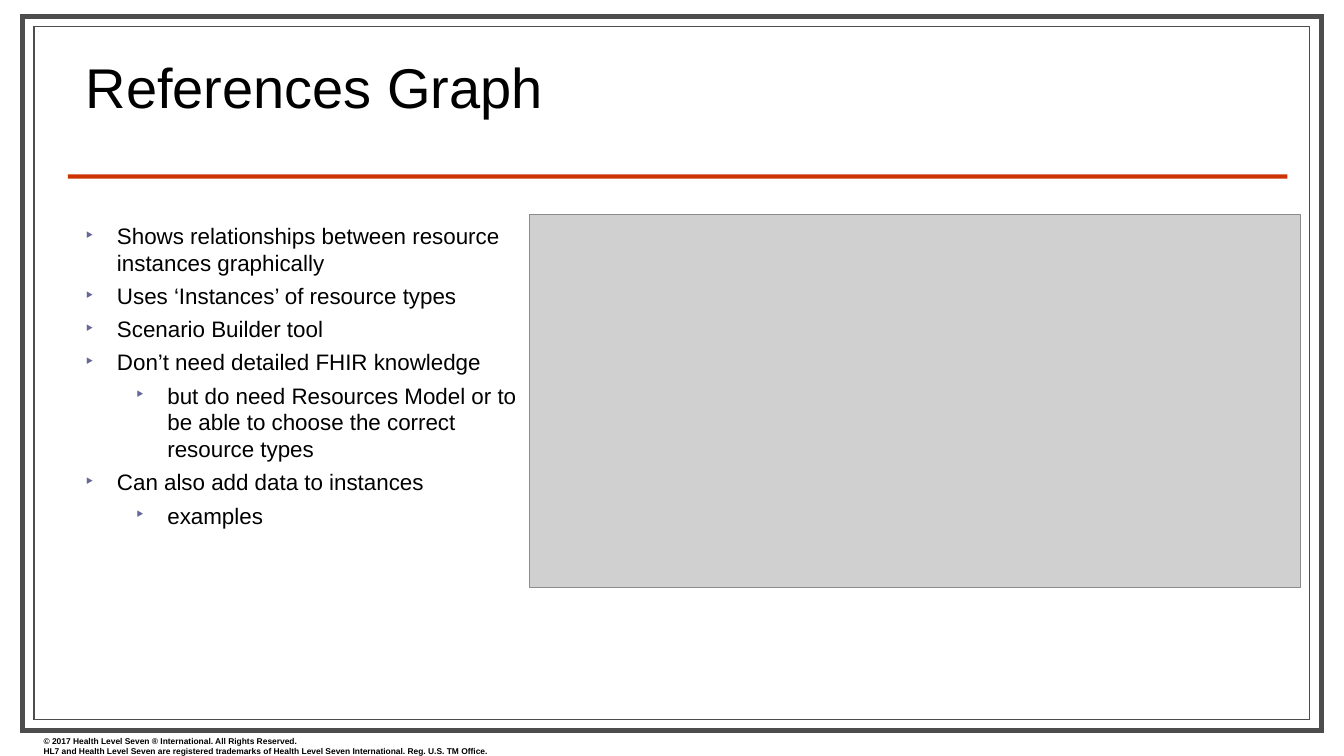
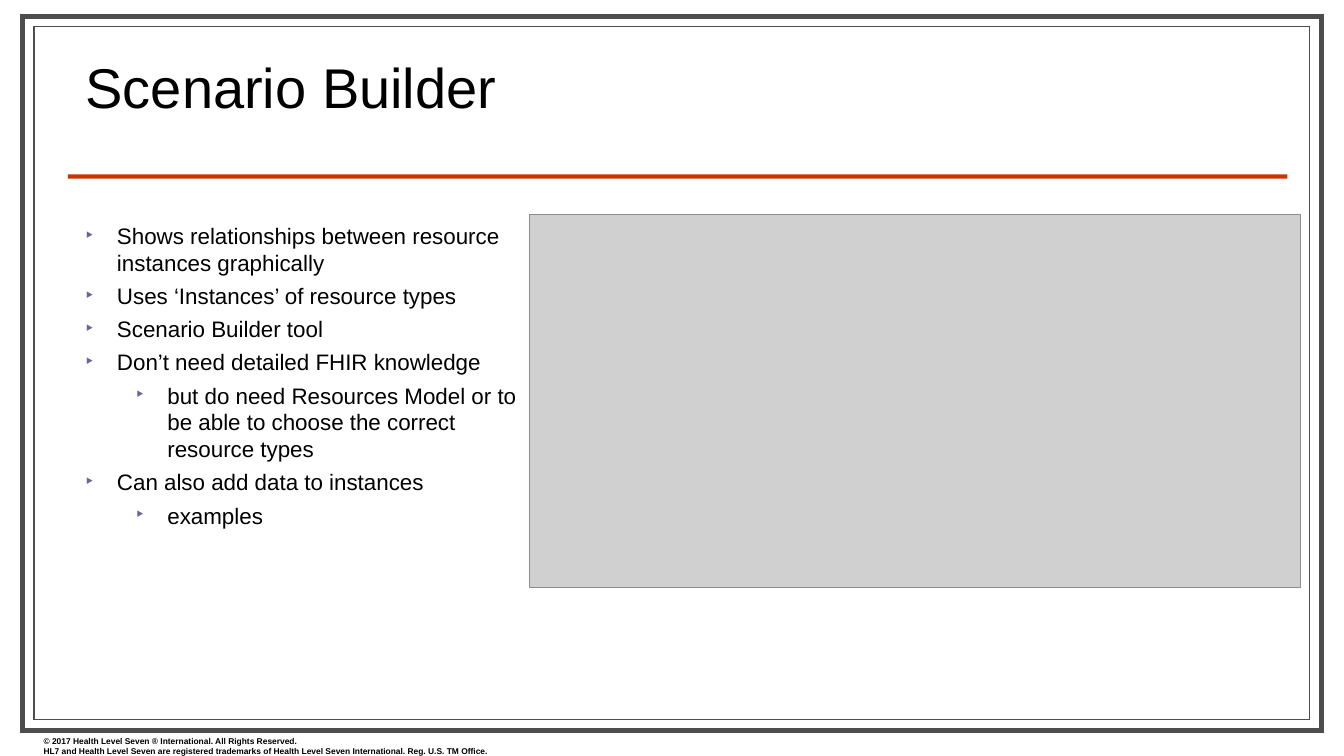
Before and after one commit to FHIR/documents, a slide deck: slide 26 of presentations/2018-01 Tutorials/Jan2018_FHIR for Clinicians.pptx (slide 27 before the commit). Drawn at 1344x756 pixels with LibreOffice and Linux fonts; fonts in the diff are those of the drawing; grey boxes stand for pictures; background and template pictures are left out. Boxes give left, top, right and bottom in pixels: in the first picture for what was removed or moved away, otherwise in the second. Text is boxed around its words. In the diff, an @@ line names an element or a change of style, - is before the commit and + after.

```diff
--- a/presentations/2018-01 Tutorials/Jan2018_FHIR for Clinicians.pptx
+++ b/presentations/2018-01 Tutorials/Jan2018_FHIR for Clinicians.pptx
@@ title at [86,67,496,109]: text changed @@
-References Graph
+Scenario Builder
```
Also in this commit, not shown: 9 other slides changed, 3 slides added, 3 slides removed.
